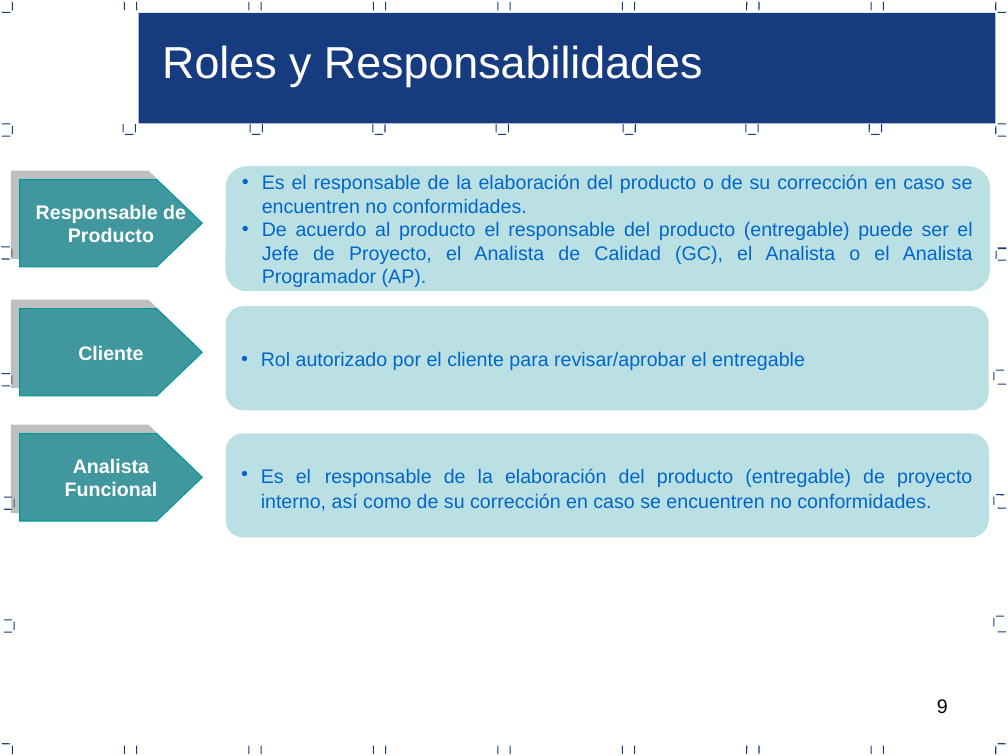
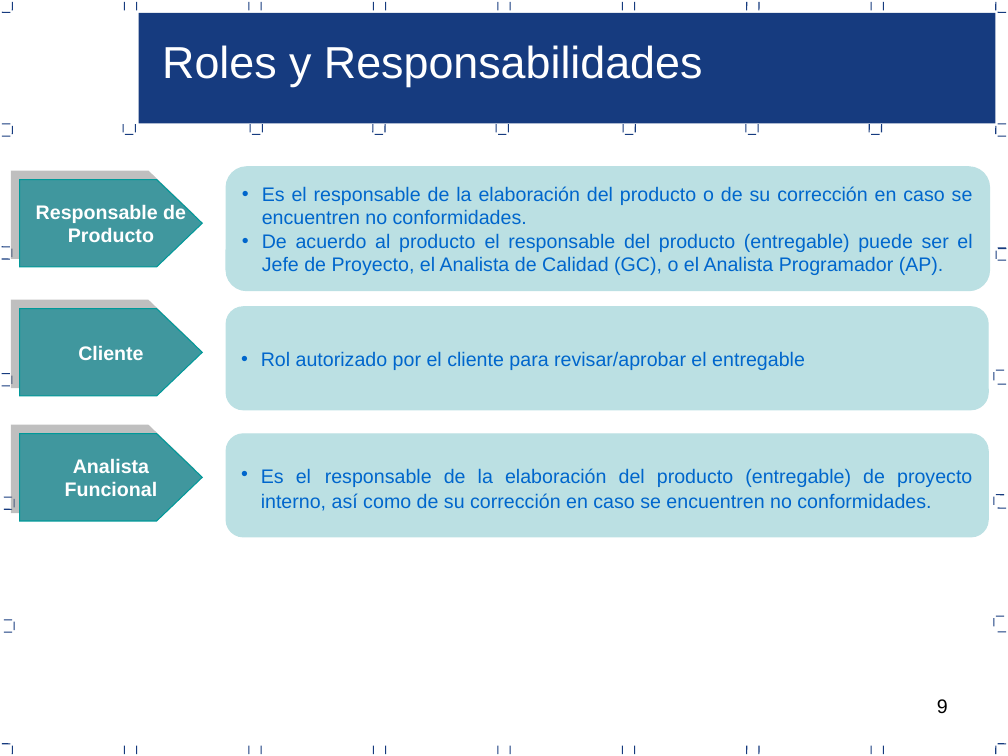
Before and after one commit to acporras/documentationStaradmin, a slide deck: slide 9 of Area de proceso PPQA/PQA_v1.0_2017.ppt. Drawn at 1008x756 pixels with LibreOffice and Linux fonts; fonts in the diff are those of the drawing. Boxes give left, top, right and bottom in pixels: in the first picture for what was removed or moved away, otherwise in the second. Text is boxed around its words. In the diff, an @@ line names an element or a change of style, - is before the commit and + after.

```diff
--- a/Area de proceso PPQA/PQA_v1.0_2017.ppt
+++ b/Area de proceso PPQA/PQA_v1.0_2017.ppt
@@ text in rounded rectangle at box(262, 233, 972, 275): text changed @@
-• De acuerdo al producto el responsable del producto (entregable) puede ser el Jefe de Proyecto, el Analista de Calidad (GC), el Analista o el Analista Programador (AP).
+• De acuerdo al producto el responsable del producto (entregable) puede ser el Jefe de Proyecto, el Analista de Calidad (GC), o el Analista Programador (AP).
```
Also in this commit, not shown: 4 other slides changed, 7 other files.
